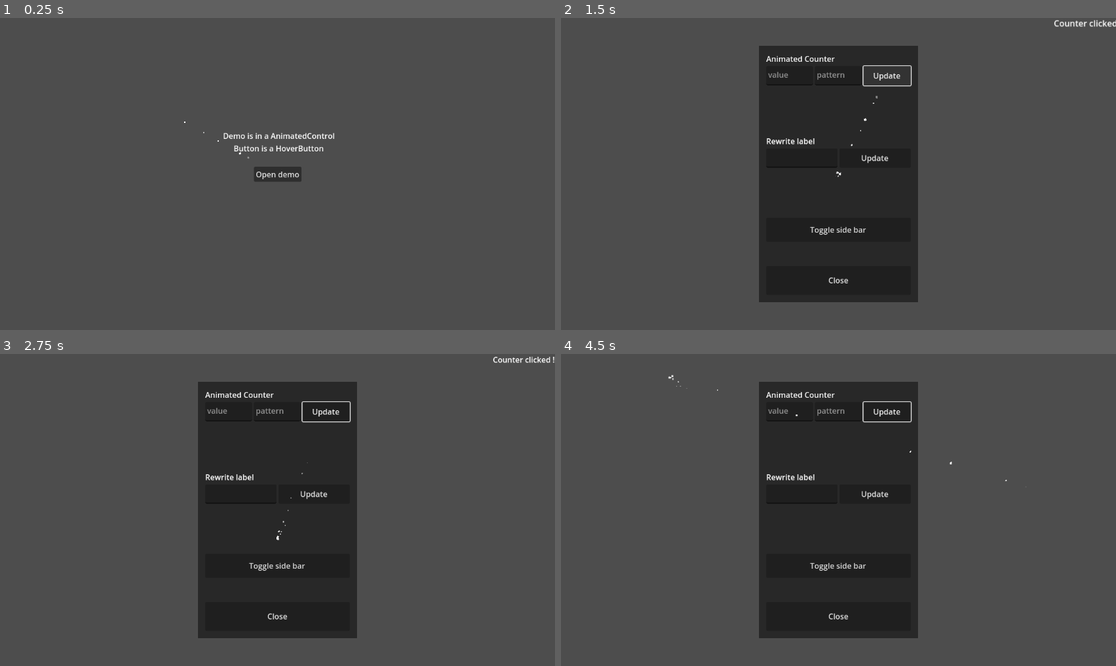
Above: before the commit, frames 1-4 (two rows, left to right).
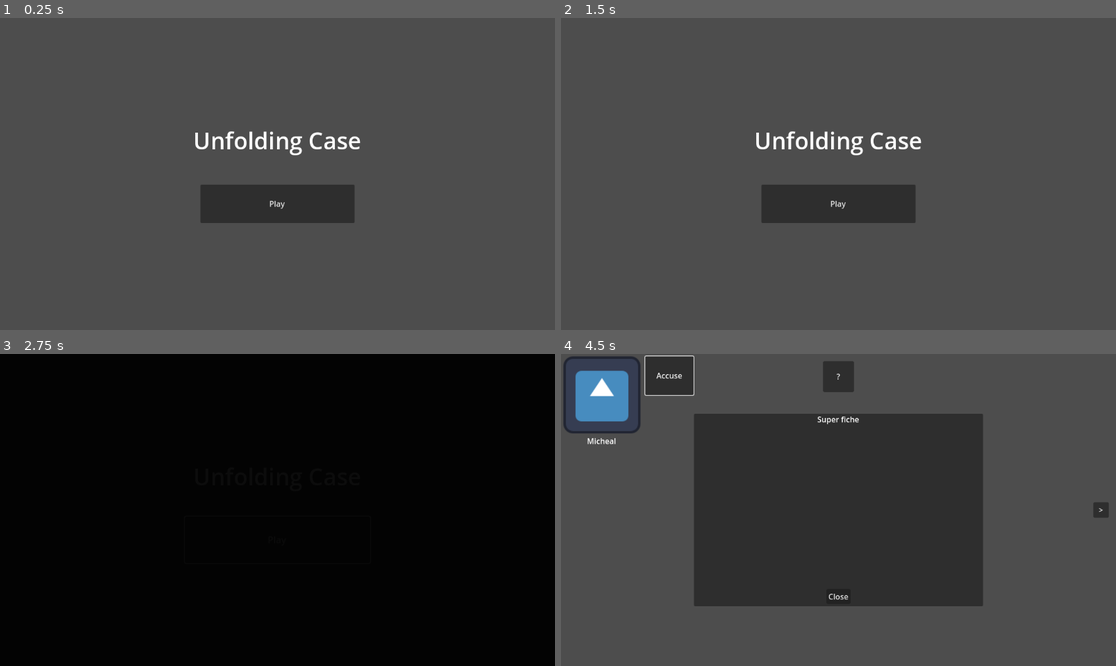
Above: after the commit, the same moments.

Repository: AntDum/UnfoldingCase
Game: Godot game, scene res://scenes/ui/main_menu.tscn
Two runs of this game, one before a commit and one after it. Both use one fixed random seed, a clock stepped at 60 frames per second and the inputs below. The engine's default icon, where the game draws it, is replaced by a stand-in: a white triangle on a blue panel in a dark square.
Inputs (mouse positions are in pixels of both pictures, inside the frame that each line leads up to):
- Up to frame 1 (0.25 s): no input
- Up to frame 2 (1.5 s): click (838, 174) at 0.5 s, where only the run before the commit has a clickable "Open demo"; click (888, 77) at 1.25 s, where only the run before the commit has a clickable "Update"
- Up to frame 3 (2.75 s): click (277, 541) at 2 s, where only the run after the commit has a clickable "Play"
- Up to frame 4 (4.5 s): click (838, 541) at 2.75 s, where only the run after the commit has a clickable "Play"; click (672, 375) at 3.5 s, where only the run after the commit has a clickable "Accuse"; click (1099, 510) at 4.25 s, where only the run after the commit has a clickable ">"

The runs differ from the first frame. In frame 1, 4.6% of the frame differs, in the area x 33-65%, y 33-66%; in frame 2, 20%; in frame 3, 100%, in the area x 0-100%, y 0-100%; in frame 4, 24%.

Commit message:
menu

Diff:
--- a/resources/themes/default_theme.tres
+++ b/resources/themes/default_theme.tres
@@ -1,3 +1,9 @@
-[gd_resource type="Theme" format=3 uid="uid://cem056wfflwji"]
+[gd_resource type="Theme" load_steps=3 format=3 uid="uid://cem056wfflwji"]
+
+[sub_resource type="StyleBoxEmpty" id="StyleBoxEmpty_0oxu6"]
+
+[sub_resource type="StyleBoxEmpty" id="StyleBoxEmpty_1ymaj"]
 
 [resource]
+HSeparator/styles/separator = SubResource("StyleBoxEmpty_0oxu6")
+TabContainer/styles/panel = SubResource("StyleBoxEmpty_1ymaj")
--- /dev/null
+++ b/scenes/character.tscn
@@ -0,0 +1,55 @@
+[gd_scene load_steps=4 format=3 uid="uid://co2ieyoe3ytjs"]
+
+[ext_resource type="Script" uid="uid://8krug0mq1f1f" path="res://scripts/components/ui/hover_button.gd" id="1_agfs1"]
+[ext_resource type="Script" uid="uid://b1p8c8dyfu857" path="res://scripts/nodes/character.gd" id="1_lrhn5"]
+[ext_resource type="Texture2D" uid="uid://bgkyxppw3ugu2" path="res://icon.svg" id="1_rkhd4"]
+
+[node name="Character" type="Control"]
+layout_mode = 3
+anchors_preset = 0
+script = ExtResource("1_lrhn5")
+
+[node name="MarginContainer" type="MarginContainer" parent="."]
+layout_mode = 0
+offset_right = 40.0
+offset_bottom = 40.0
+theme_override_constants/margin_left = 5
+theme_override_constants/margin_top = 5
+theme_override_constants/margin_right = 5
+theme_override_constants/margin_bottom = 5
+
+[node name="HBoxContainer2" type="HBoxContainer" parent="MarginContainer"]
+layout_mode = 2
+theme_override_constants/separation = 10
+alignment = 1
+
+[node name="VBoxContainer" type="VBoxContainer" parent="MarginContainer/HBoxContainer2"]
+layout_mode = 2
+alignment = 1
+
+[node name="TextureRect" type="TextureRect" parent="MarginContainer/HBoxContainer2/VBoxContainer"]
+unique_name_in_owner = true
+custom_minimum_size = Vector2(160, 160)
+layout_mode = 2
+texture = ExtResource("1_rkhd4")
+
+[node name="Label" type="Label" parent="MarginContainer/HBoxContainer2/VBoxContainer"]
+unique_name_in_owner = true
+layout_mode = 2
+text = "NoName"
+horizontal_alignment = 1
+
+[node name="HBoxContainer" type="VBoxContainer" parent="MarginContainer/HBoxContainer2"]
+layout_mode = 2
+theme_override_constants/separation = 10
+
+[node name="NotOkButton" type="Button" parent="MarginContainer/HBoxContainer2/HBoxContainer"]
+unique_name_in_owner = true
+custom_minimum_size = Vector2(100, 80)
+layout_mode = 2
+text = "Accuse"
+script = ExtResource("1_agfs1")
+scaling = 1.1
+metadata/_custom_type_script = "uid://8krug0mq1f1f"
+
+[connection signal="pressed" from="MarginContainer/HBoxContainer2/HBoxContainer/NotOkButton" to="." method="_on_not_ok_button_pressed"]
--- /dev/null
+++ b/scenes/game.tscn
@@ -0,0 +1,156 @@
+[gd_scene load_steps=9 format=3 uid="uid://dq5jwbgk8eera"]
+
+[ext_resource type="Script" uid="uid://dbllu6jb4prnj" path="res://scripts/game_manager.gd" id="1_yqjtg"]
+[ext_resource type="Script" uid="uid://c2n1obtv0k1o5" path="res://scripts/character_generator.gd" id="2_lnu2h"]
+[ext_resource type="Texture2D" uid="uid://bgkyxppw3ugu2" path="res://icon.svg" id="3_lnu2h"]
+[ext_resource type="Script" uid="uid://bjoem673nqpg4" path="res://scripts/components/ui/animated_control.gd" id="4_iywne"]
+[ext_resource type="PackedScene" uid="uid://co2ieyoe3ytjs" path="res://scenes/character.tscn" id="5_p57ef"]
+[ext_resource type="PackedScene" uid="uid://ds7bkycuo6axp" path="res://scenes/ui/pagination.tscn" id="6_p57ef"]
+[ext_resource type="Script" uid="uid://8krug0mq1f1f" path="res://scripts/components/ui/hover_button.gd" id="7_u5sy4"]
+[ext_resource type="Script" uid="uid://bdmrkao7m1ond" path="res://scripts/ui/panel.gd" id="8_gee14"]
+
+[node name="Game" type="Control"]
+layout_mode = 3
+anchors_preset = 15
+anchor_right = 1.0
+anchor_bottom = 1.0
+grow_horizontal = 2
+grow_vertical = 2
+
+[node name="Managers" type="Node" parent="."]
+
+[node name="GameManager" type="Node" parent="Managers" node_paths=PackedStringArray("character_generator", "character_controls")]
+script = ExtResource("1_yqjtg")
+character_generator = NodePath("../CharacterGenerator")
+character_controls = [NodePath("../../Cases/Culprit1/Character"), NodePath("../../Cases/Culprit2/Character2"), NodePath("../../Cases/Culprit3/Character3")]
+metadata/_custom_type_script = "uid://dbllu6jb4prnj"
+
+[node name="CharacterGenerator" type="Node" parent="Managers"]
+script = ExtResource("2_lnu2h")
+names = Array[String](["Micheal", "Bernard"])
+textures = Array[Texture2D]([ExtResource("3_lnu2h")])
+metadata/_custom_type_script = "uid://c2n1obtv0k1o5"
+
+[node name="Cases" type="TabContainer" parent="."]
+layout_mode = 1
+anchors_preset = 15
+anchor_right = 1.0
+anchor_bottom = 1.0
+grow_horizontal = 2
+grow_vertical = 2
+tab_alignment = 1
+current_tab = 0
+tabs_position = 1
+clip_tabs = false
+tabs_visible = false
+
+[node name="Culprit1" type="Control" parent="Cases"]
+layout_mode = 2
+metadata/_tab_index = 0
+
+[node name="Character" parent="Cases/Culprit1" instance=ExtResource("5_p57ef")]
+layout_mode = 1
+
+[node name="Culprit2" type="Control" parent="Cases"]
+visible = false
+layout_mode = 2
+script = ExtResource("4_iywne")
+metadata/_custom_type_script = "uid://bjoem673nqpg4"
+metadata/_tab_index = 1
+
+[node name="Character2" parent="Cases/Culprit2" instance=ExtResource("5_p57ef")]
+layout_mode = 1
+
+[node name="Culprit3" type="Control" parent="Cases"]
+visible = false
+layout_mode = 2
+script = ExtResource("4_iywne")
+metadata/_custom_type_script = "uid://bjoem673nqpg4"
+metadata/_tab_index = 2
+
+[node name="Character3" parent="Cases/Culprit3" instance=ExtResource("5_p57ef")]
+layout_mode = 1
+
+[node name="Pagination" parent="." node_paths=PackedStringArray("tab") instance=ExtResource("6_p57ef")]
+layout_mode = 1
+offset_top = -16.0
+offset_bottom = 16.0
+tab = NodePath("../Cases")
+
+[node name="OpenInformation" type="MarginContainer" parent="."]
+layout_mode = 1
+anchors_preset = 5
+anchor_left = 0.5
+anchor_right = 0.5
+offset_left = -20.0
+offset_right = 20.0
+offset_bottom = 40.0
+grow_horizontal = 2
+theme_override_constants/margin_left = 0
+theme_override_constants/margin_top = 15
+
+[node name="OpenButton" type="Button" parent="OpenInformation"]
+custom_minimum_size = Vector2(64, 64)
+layout_mode = 2
+text = "?"
+script = ExtResource("7_u5sy4")
+metadata/_custom_type_script = "uid://8krug0mq1f1f"
+
+[node name="InformationPanel" type="Control" parent="."]
+visible = false
+layout_mode = 1
+anchors_preset = 15
+anchor_right = 1.0
+anchor_bottom = 1.0
+grow_horizontal = 2
+grow_vertical = 2
+script = ExtResource("8_gee14")
+hide_direction = 0
+metadata/_custom_type_script = "uid://bjoem673nqpg4"
+
+[node name="PanelContainer" type="PanelContainer" parent="InformationPanel"]
+custom_minimum_size = Vector2(600, 400)
+layout_mode = 1
+anchors_preset = 8
+anchor_left = 0.5
+anchor_top = 0.5
+anchor_right = 0.5
+anchor_bottom = 0.5
+offset_left = -20.0
+offset_top = -20.0
+offset_right = 20.0
+offset_bottom = 20.0
+grow_horizontal = 2
+grow_vertical = 2
+
+[node name="VBoxContainer" type="VBoxContainer" parent="InformationPanel/PanelContainer"]
+layout_mode = 2
+
+[node name="Title" type="Label" parent="InformationPanel/PanelContainer/VBoxContainer"]
+layout_mode = 2
+size_flags_vertical = 0
+text = "Super fiche"
+horizontal_alignment = 1
+
+[node name="Content" type="Label" parent="InformationPanel/PanelContainer/VBoxContainer"]
+layout_mode = 2
+size_flags_vertical = 3
+
+[node name="MarginContainer" type="MarginContainer" parent="InformationPanel/PanelContainer/VBoxContainer"]
+layout_mode = 2
+size_flags_vertical = 8
+theme_override_constants/margin_left = 5
+theme_override_constants/margin_top = 5
+theme_override_constants/margin_right = 5
+theme_override_constants/margin_bottom = 5
+
+[node name="CloseButton" type="Button" parent="InformationPanel/PanelContainer/VBoxContainer/MarginContainer"]
+layout_mode = 2
+size_flags_horizontal = 4
+size_flags_vertical = 8
+text = "Close"
+script = ExtResource("7_u5sy4")
+metadata/_custom_type_script = "uid://8krug0mq1f1f"
+
+[connection signal="pressed" from="OpenInformation/OpenButton" to="InformationPanel" method="_on_open_button_pressed"]
+[connection signal="pressed" from="InformationPanel/PanelContainer/VBoxContainer/MarginContainer/CloseButton" to="InformationPanel" method="_on_close_button_pressed"]
--- a/scenes/ui/main_menu.tscn
+++ b/scenes/ui/main_menu.tscn
@@ -1,39 +1,7 @@
-[gd_scene load_steps=10 format=3 uid="uid://bdd0740mt5jqa"]
+[gd_scene load_steps=3 format=3 uid="uid://bdd0740mt5jqa"]
 
 [ext_resource type="Script" uid="uid://dtmgftwypifeq" path="res://scripts/ui/main_menu.gd" id="1_sl1te"]
 [ext_resource type="Script" uid="uid://8krug0mq1f1f" path="res://scripts/components/ui/hover_button.gd" id="2_fe2o3"]
-[ext_resource type="PackedScene" uid="uid://lws0kghhp3gj" path="res://scenes/ui/demo.tscn" id="3_1g8jr"]
-[ext_resource type="Script" uid="uid://ku87vgo5rwad" path="res://scripts/components/follow_mouse.gd" id="4_m1kxf"]
-
-[sub_resource type="Curve" id="Curve_m1kxf"]
-_data = [Vector2(0, 0.074614), 0.0, 0.0, 0, 0, Vector2(0.112903, 1), 0.175556, 0.175556, 0, 0, Vector2(1, 0.197256), -1.44834, 0.0, 0, 0]
-point_count = 3
-
-[sub_resource type="CurveTexture" id="CurveTexture_x2yvf"]
-curve = SubResource("Curve_m1kxf")
-
-[sub_resource type="Curve" id="Curve_uhagc"]
-_data = [Vector2(0, 1), 0.0, 0.0, 0, 0, Vector2(0.979839, 0.353345), -1.65901, 0.0, 0, 0]
-point_count = 2
-
-[sub_resource type="CurveTexture" id="CurveTexture_btxxm"]
-curve = SubResource("Curve_uhagc")
-
-[sub_resource type="ParticleProcessMaterial" id="ParticleProcessMaterial_x2yvf"]
-lifetime_randomness = 0.1
-particle_flag_disable_z = true
-angle_min = -20.0
-angle_max = 20.0
-spread = 180.0
-initial_velocity_min = 10.0
-initial_velocity_max = 10.0
-gravity = Vector3(0, 0, 0)
-damping_min = 1.399
-damping_max = 3.846
-scale_min = 2.0
-scale_max = 5.0
-scale_curve = SubResource("CurveTexture_btxxm")
-alpha_curve = SubResource("CurveTexture_x2yvf")
 
 [node name="MainMenu" type="Control"]
 layout_mode = 3
@@ -44,55 +12,32 @@
 grow_vertical = 2
 script = ExtResource("1_sl1te")
 
-[node name="OpenDemoButton" type="Button" parent="."]
+[node name="VBoxContainer" type="VBoxContainer" parent="."]
 layout_mode = 1
-anchors_preset = 8
-anchor_left = 0.5
-anchor_top = 0.5
-anchor_right = 0.5
-anchor_bottom = 0.5
-offset_left = -49.5
-offset_top = -15.5
-offset_right = 49.5
-offset_bottom = 15.5
+anchors_preset = 15
+anchor_right = 1.0
+anchor_bottom = 1.0
 grow_horizontal = 2
 grow_vertical = 2
-text = "Open demo"
-script = ExtResource("2_fe2o3")
+alignment = 1
 
-[node name="Label" type="Label" parent="."]
-layout_mode = 1
-anchors_preset = -1
-anchor_left = 0.456
-anchor_top = 0.368
-anchor_right = 0.549
-anchor_bottom = 0.452
-offset_left = -62.312
-offset_top = -5.46402
-offset_right = 62.552
-offset_bottom = -10.896
-grow_horizontal = 2
-grow_vertical = 2
-text = "Demo is in a AnimatedControl
-Button is a HoverButton"
+[node name="Label" type="Label" parent="VBoxContainer"]
+layout_mode = 2
+size_flags_horizontal = 4
+theme_override_font_sizes/font_size = 48
+text = "Unfolding Case"
 horizontal_alignment = 1
 
-[node name="AnimatedControl" parent="." instance=ExtResource("3_1g8jr")]
-visible = false
-layout_mode = 1
-anchors_preset = -1
+[node name="HSeparator" type="HSeparator" parent="VBoxContainer"]
+layout_mode = 2
+theme_override_constants/separation = 50
 
-[node name="GPUParticles2D" type="GPUParticles2D" parent="."]
-position = Vector2(330, 188)
-amount = 16
-lifetime = 0.78
-visibility_rect = Rect2(-50, -50, 100, 100)
-process_material = SubResource("ParticleProcessMaterial_x2yvf")
+[node name="PlayButton" type="Button" parent="VBoxContainer"]
+custom_minimum_size = Vector2(320, 80)
+layout_mode = 2
+size_flags_horizontal = 4
+text = "Play"
+script = ExtResource("2_fe2o3")
+metadata/_custom_type_script = "uid://8krug0mq1f1f"
 
-[node name="FollowMouse" type="Node2D" parent="GPUParticles2D" node_paths=PackedStringArray("target")]
-script = ExtResource("4_m1kxf")
-target = NodePath("..")
-weight = 0.11
-metadata/_custom_type_script = "uid://ku87vgo5rwad"
-
-[connection signal="pressed" from="OpenDemoButton" to="." method="_on_open_demo_button_pressed"]
+[connection signal="pressed" from="VBoxContainer/PlayButton" to="." method="_on_play_button_pressed"]
--- /dev/null
+++ b/scenes/ui/pagination.tscn
@@ -0,0 +1,44 @@
+[gd_scene load_steps=3 format=3 uid="uid://ds7bkycuo6axp"]
+
+[ext_resource type="Script" uid="uid://1hngna4of7o2" path="res://scripts/nodes/pagination.gd" id="1_68xpo"]
+[ext_resource type="Script" uid="uid://8krug0mq1f1f" path="res://scripts/components/ui/hover_button.gd" id="2_o376a"]
+
+[node name="Pagination" type="MarginContainer"]
+anchors_preset = 14
+anchor_top = 0.5
+anchor_right = 1.0
+anchor_bottom = 0.5
+offset_top = -15.5
+offset_bottom = 15.5
+grow_horizontal = 2
+grow_vertical = 2
+theme_override_constants/margin_left = 15
+theme_override_constants/margin_right = 15
+script = ExtResource("1_68xpo")
+
+[node name="Control" type="HBoxContainer" parent="."]
+layout_mode = 2
+alignment = 1
+
+[node name="PrevButton" type="Button" parent="Control"]
+unique_name_in_owner = true
+custom_minimum_size = Vector2(32, 32)
+layout_mode = 2
+text = "<"
+script = ExtResource("2_o376a")
+metadata/_custom_type_script = "uid://8krug0mq1f1f"
+
+[node name="Control" type="Control" parent="Control"]
+layout_mode = 2
+size_flags_horizontal = 3
+
+[node name="NextButton" type="Button" parent="Control"]
+unique_name_in_owner = true
+custom_minimum_size = Vector2(32, 32)
+layout_mode = 2
+text = ">"
+script = ExtResource("2_o376a")
+metadata/_custom_type_script = "uid://8krug0mq1f1f"
+
+[connection signal="pressed" from="Control/PrevButton" to="." method="_on_prev_button_pressed"]
+[connection signal="pressed" from="Control/NextButton" to="." method="_on_next_button_pressed"]
--- /dev/null
+++ b/scripts/character.gd
@@ -0,0 +1,6 @@
+extends RefCounted
+class_name Character
+
+var name : String
+var texture : Texture2D
+var idx : int
--- /dev/null
+++ b/scripts/character_generator.gd
@@ -0,0 +1,18 @@
+extends Node
+class_name CharacterGenerator
+
+@export var names : Array[String]
+@export var textures : Array[Texture2D]
+
+func _get_random_character(idx: int) -> Character:
+	var character = Character.new()
+	character.name = names.pick_random()
+	character.texture = textures.pick_random()
+	character.idx = idx
+	return character
+
+func generate_character(n: int) -> Array[Character]:
+	var characters : Array[Character] = []
+	for i in range(n):
+		characters.append(_get_random_character(i))
+	return characters
--- /dev/null
+++ b/scripts/game_manager.gd
@@ -0,0 +1,27 @@
+extends Node
+class_name GameManager
+
+@export var character_generator : CharacterGenerator
+
+@export var character_controls : Array[CharacterControl]
+
+var characters : Array[Character]
+
+func _enter_tree() -> void:
+	EventBus.accuse.connect(_accused)
+
+func _ready() -> void:
+	_start_game()
+
+func _start_game() -> void:
+	_update_character()
+	EventBus.game_started.emit()
+
+func _update_character() -> void:
+	var n_char = len(character_controls)
+	characters = character_generator.generate_character(n_char)
+	for i in range(n_char):
+		character_controls[i].char = characters[i]
+
+func _accused(idx: int) -> void:
+	prints("Character", idx, "->", characters[idx].name, "was accused")
--- /dev/null
+++ b/scripts/nodes/character.gd
@@ -0,0 +1,22 @@
+extends Control
+class_name CharacterControl
+
+var char : Character
+
+@onready var texture_rect: TextureRect = %TextureRect
+@onready var label: Label = %Label
+
+func _enter_tree() -> void:
+	EventBus.game_started.connect(_update)
+
+func _ready() -> void:
+	if char != null:
+		_update()
+
+func _update() -> void:
+	if not is_node_ready(): return
+	texture_rect.texture = char.texture
+	label.text = char.name
+
+func _on_not_ok_button_pressed() -> void:
+	EventBus.accuse.emit(char.idx)
--- /dev/null
+++ b/scripts/nodes/pagination.gd
@@ -0,0 +1,27 @@
+extends MarginContainer
+
+@export var tab : TabContainer
+
+@onready var prev_button: Button = %PrevButton
+@onready var next_button: Button = %NextButton
+
+func _ready() -> void:
+	_update()
+
+func _update() -> void:
+	prev_button.visible = true
+	next_button.visible = true
+	if tab.current_tab <= 0:
+		prev_button.visible = false
+	if tab.current_tab >= tab.get_tab_count() - 1:
+		next_button.visible = false
+
+func _change_tab(delta: int) -> void:
+	tab.current_tab += delta
+	_update()
+
+func _on_prev_button_pressed() -> void:
+	_change_tab(-1)
+
+func _on_next_button_pressed() -> void:
+	_change_tab(1)
--- a/scripts/ui/main_menu.gd
+++ b/scripts/ui/main_menu.gd
@@ -1,4 +1,6 @@
 extends Control
 
-func _on_open_demo_button_pressed() -> void:
-	$AnimatedControl.animate_show()
+const GAME = "res://scenes/game.tscn"
+
+func _on_play_button_pressed() -> void:
+	SceneManager.swap_scene(GAME)
--- /dev/null
+++ b/scripts/ui/panel.gd
@@ -0,0 +1,11 @@
+extends AnimatedControl
+
+func _enter_tree() -> void:
+	SceneManager.end_scene_transition.connect(animate_show)
+
+func _on_open_button_pressed() -> void:
+	animate_show()
+
+
+func _on_close_button_pressed() -> void:
+	animate_hide()
--- a/singletons/event_bus.gd
+++ b/singletons/event_bus.gd
@@ -1,3 +1,9 @@
 extends Node
 
 signal game_started
+signal end_presentation
+signal end_timer
+signal game_ended
+
+
+signal accuse(idx: int)
--- a/singletons/scene_manager.tscn
+++ b/singletons/scene_manager.tscn
@@ -116,3 +116,5 @@
 }
 
 [node name="Timer" type="Timer" parent="."]
+
+[connection signal="timeout" from="Timer" to="." method="_on_timer_timeout"]
Not shown, added: scripts/character.gd.uid
Not shown, added: scripts/character_generator.gd.uid
Not shown, added: scripts/game_manager.gd.uid
Not shown, added: scripts/nodes/character.gd.uid
Not shown, added: scripts/nodes/pagination.gd.uid
Not shown, added: scripts/ui/panel.gd.uid
